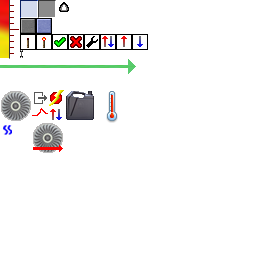
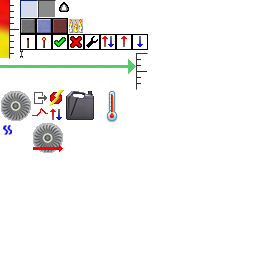
Two versions of the same layered image (256×256). Layer-by-layer changes:
added layer "red bt" above "button" over [52, 18, 68, 34]
added layer "flames" above "smaller tank" over [69, 19, 83, 33]
added layer "smaller tank" above "TankOverlay" over [136, 53, 148, 90]
